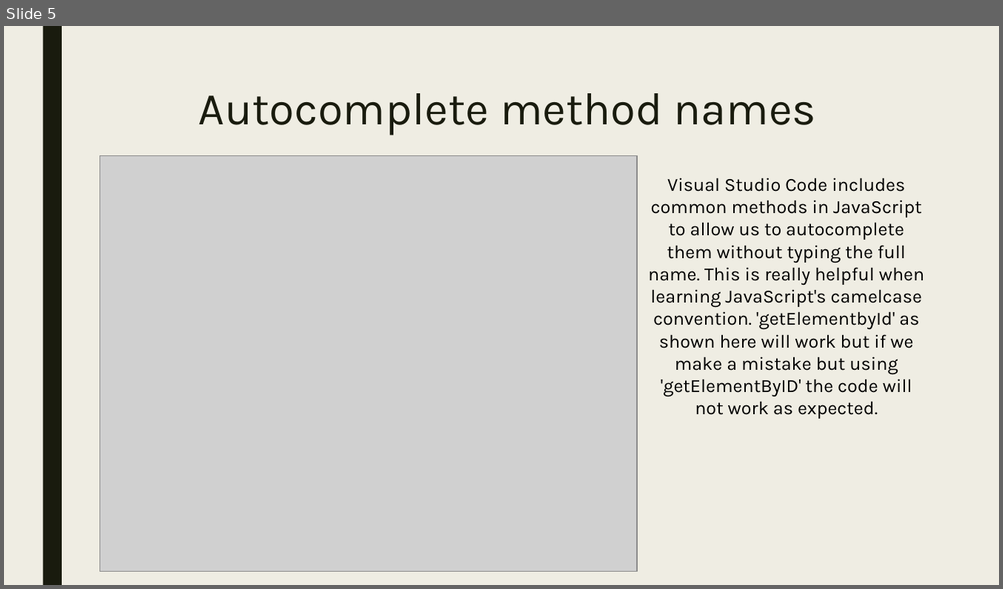
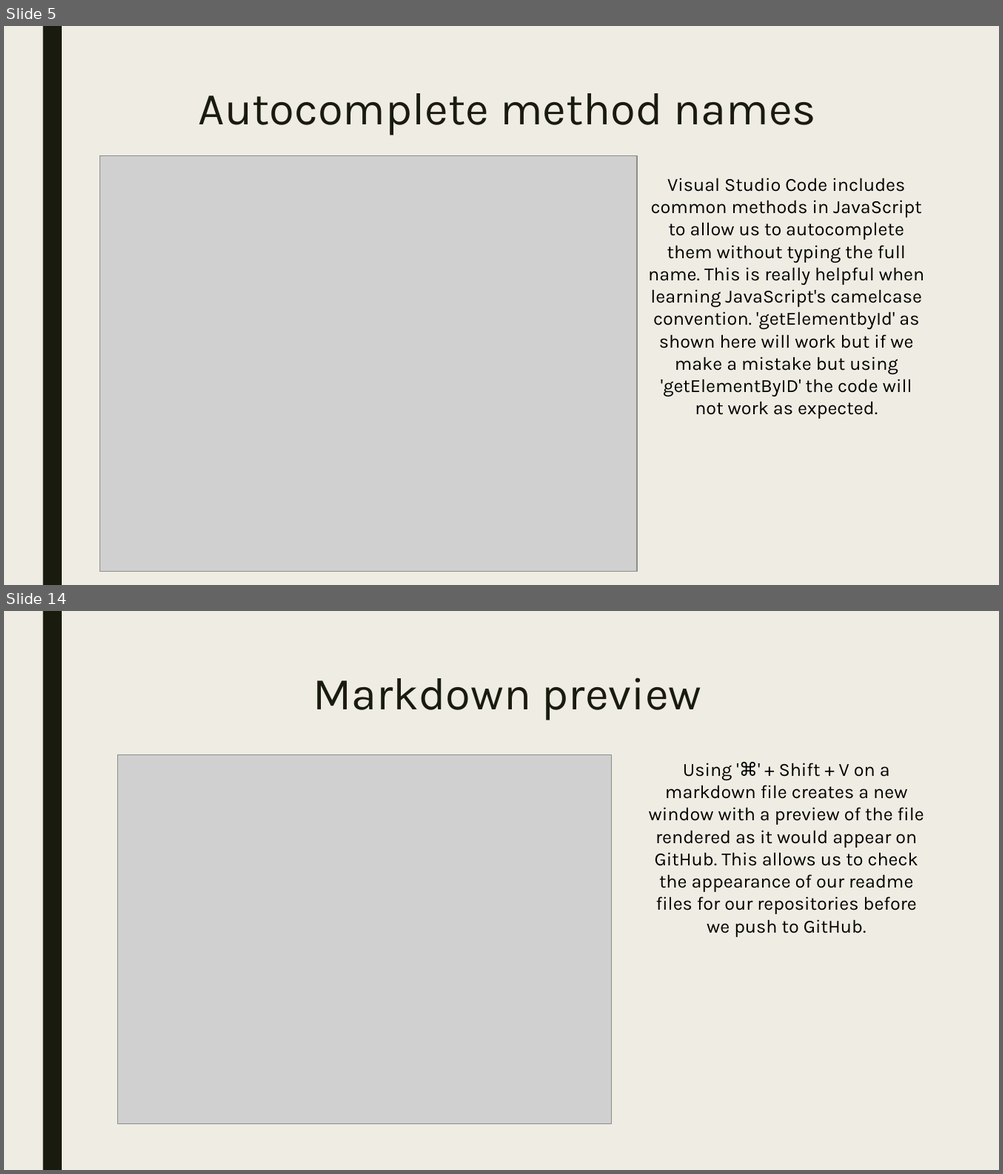
Before and after one commit to 105ron/lightning-talk, a slide deck: Presentation.pptx. Shown one above the other, each under a label of ours: slide 5 before the commit, slides 5 and 14 after it; the slides between them are not shown. The pictures are 1003x589 and 1003x1174 pixels, drawn with LibreOffice and Linux fonts; fonts in the diff are those of the drawing; grey boxes stand for pictures. Boxes give left, top, right and bottom in pixels: in the first picture for what was removed or moved away, otherwise in the second. Text is boxed around its words. In the diff, an @@ line names an element or a change of style, - is before the commit and + after.

```diff
--- a/Presentation.pptx
+++ b/Presentation.pptx
@@ slide 14 added at <box>4,611,999,1170</box>, background #EFEDE3; not listed: 1 template element that a slide beside it also shows @@
@@ title added at <box>313,678,701,721</box>, 44 pt, text #191B0E @@
+Markdown preview
@@ picture added at <box>117,755,611,1125</box> @@
@@ text added at <box>649,763,924,937</box>, 18 pt, text #000000 @@
+Using '⌘' + Shift + V on a markdown file creates a new window with a preview of the file rendered as it would appear on GitHub. This allows us to check the appearance of our readme files for our repositories before we push to GitHub.
```
Also in this commit, not shown: 9 other slides added.
